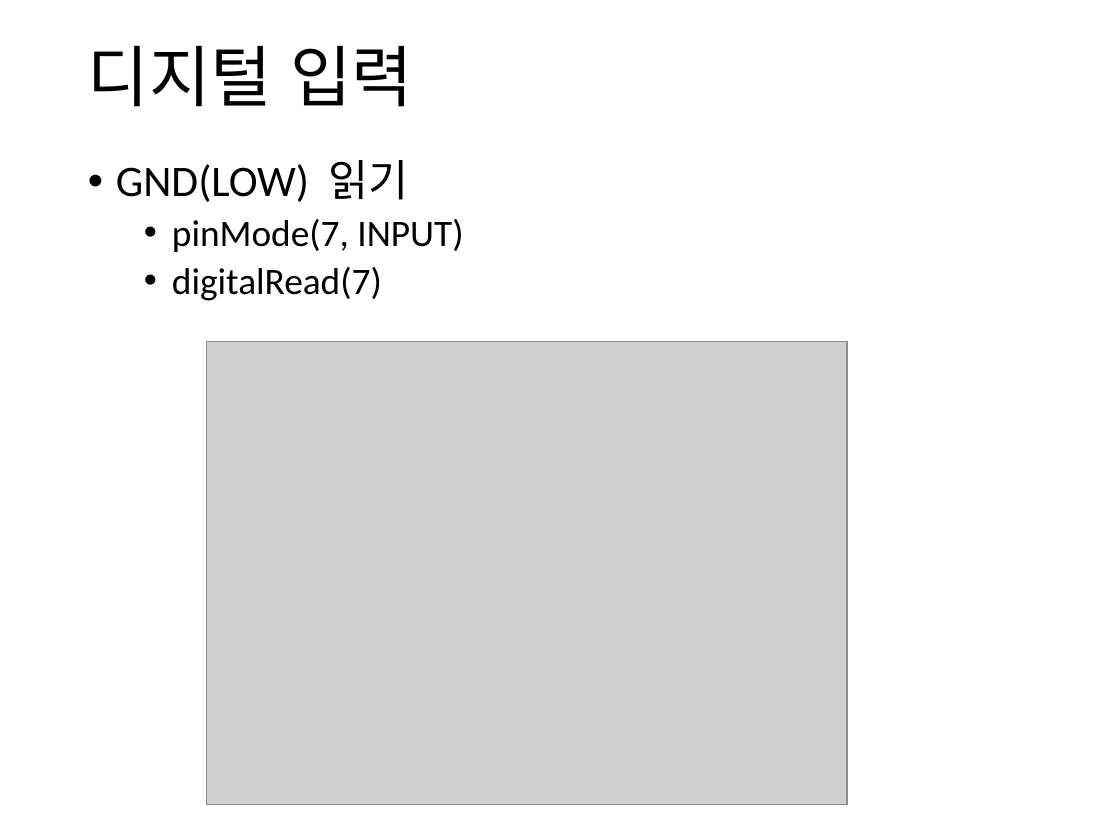
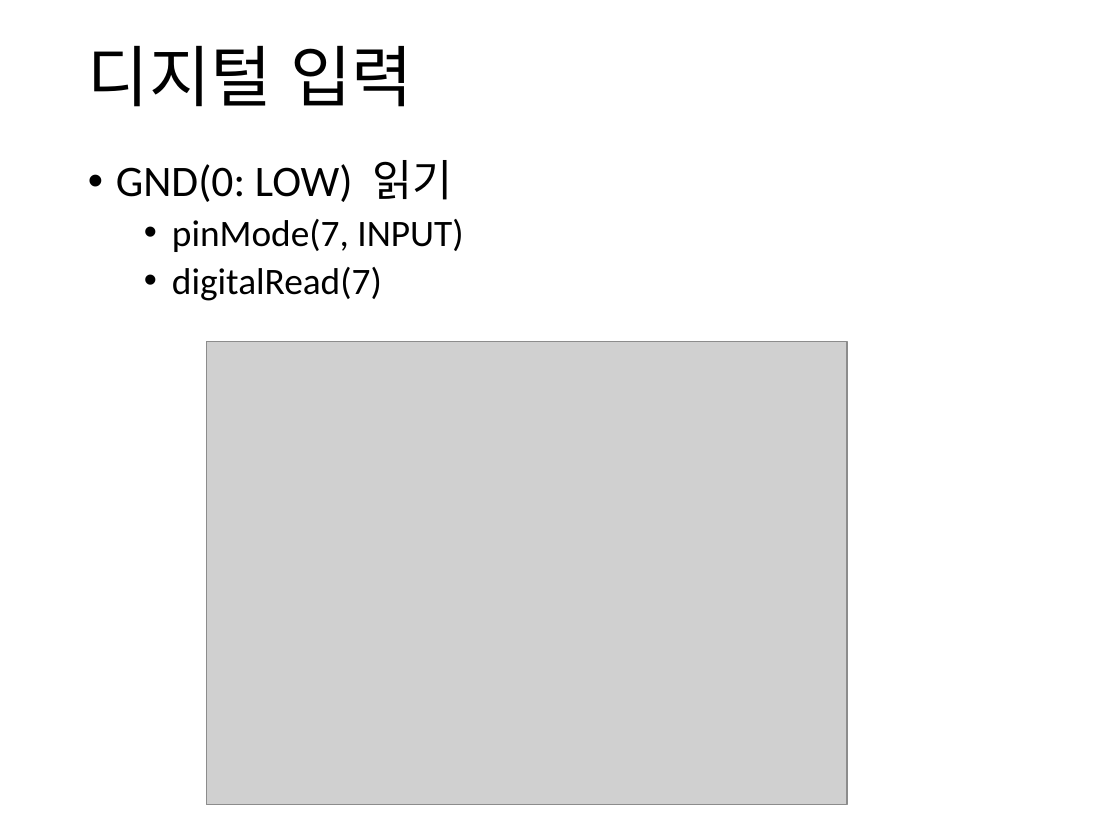
Before and after one commit to iot2019/Week04, a slide deck: slide 5 of Week04.pptx. Drawn at 1120x840 pixels with LibreOffice and Linux fonts; fonts in the diff are those of the drawing; grey boxes stand for pictures. Boxes give left, top, right and bottom in pixels: in the first picture for what was removed or moved away, otherwise in the second. Text is boxed around its words. In the diff, an @@ line names an element or a change of style, - is before the commit and + after.

```diff
--- a/Week04.pptx
+++ b/Week04.pptx
@@ text at (116,160,452,202): text changed @@
-• GND(LOW) 읽기
+• GND(0: LOW) 읽기
```
Also in this commit, not shown: 9 other slides changed, 2 slides added, 1 slide removed, 5 other files.
